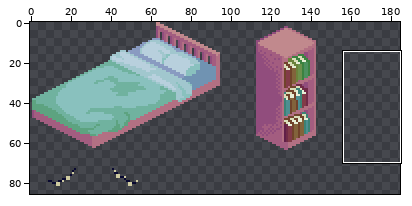
Two versions of one sprite sheet, Wooft/Assets/Sprites/Wooft_Isometric_Tiles_BaseBedroom.png. The picture above shows the old version from afar; the outline marks the close-up.
Close-up. Before:
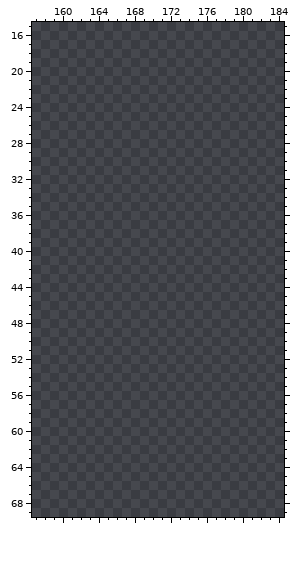
The file is 256x256 pixels. Shown: x 157..184, y 15..69. The wide view leaves out empty margins.
After:
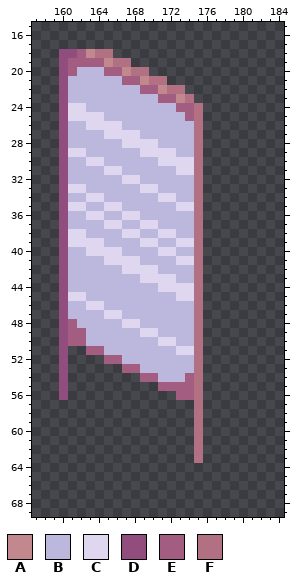
Palette (. is transparent): A #c1898d  B #bcb8dd  C #dfd7ef  D #914d7d  E #a35d80  F #b27083
The exact change:
Changed rows in their new state; - is an unchanged pixel.
first column x 160:
18 DDEAFF----------
19 DEEEEAFF--------
20 DEBBBEEAFF------
21 DBBBBBBEEAFF----
22 DBBBBBBBBEEAFF--
23 DBBBBBBBBBBEEAF-
24 DCCBBBBBBBBBBEEF
25 DCCCCBBBBBBBBBEF
26 DBBCCCCBBBBBBBBF
27 DBBBBCCCCBBBBBBF
28 DBBBBBBCCCCBBBBF
29 DCCBBBBBBCCCCBBF
30 DBBCCBBBBBBCCCCF
31 DBBBBCCBBBBBBCCF
32 DBBBBBBCCBBBBBBF
33 DCCBBBBBBCCBBBBF
34 DBBCCBBBBBBCCBBF
35 DCCBBCCBBBBBBCCF
36 DBBCCBBCCBBBBBBF
37 DBBBBCCBBCCBBBBF
38 DCCBBBBCCBBCCBBF
39 DCCCCBBBBCCBBCCF
40 DBBCCCCBBBBCCBBF
41 DBBBBCCCCBBBBCCF
42 DBBBBBBCCCCBBBBF
43 DBBBBBBBBCCCCBBF
44 DBBBBBBBBBBCCCCF
45 DCCBBBBBBBBBBCCF
46 DBBCCBBBBBBBBBBF
47 DBBBBCCBBBBBBBBF
48 DEBBBBBCCBBBBBBF
49 DEEBBBBBBCCBBBBF
50 DEEBBBBBBBBCCBBF
51 D--EEBBBBBBBBCCF
52 D----EEBBBBBBBBF
53 D------EEBBBBBBF
54 D--------EEBBBEF
55 D----------EEEEF
56 D------------EEF
57 ---------------F
58 ---------------F
59 ---------------F
60 ---------------F
61 ---------------F
62 ---------------F
63 ---------------F
Where, in picture pixels (left, top, right, bottom), the same in both close-ups:
added: (59, 49, 203, 463)
